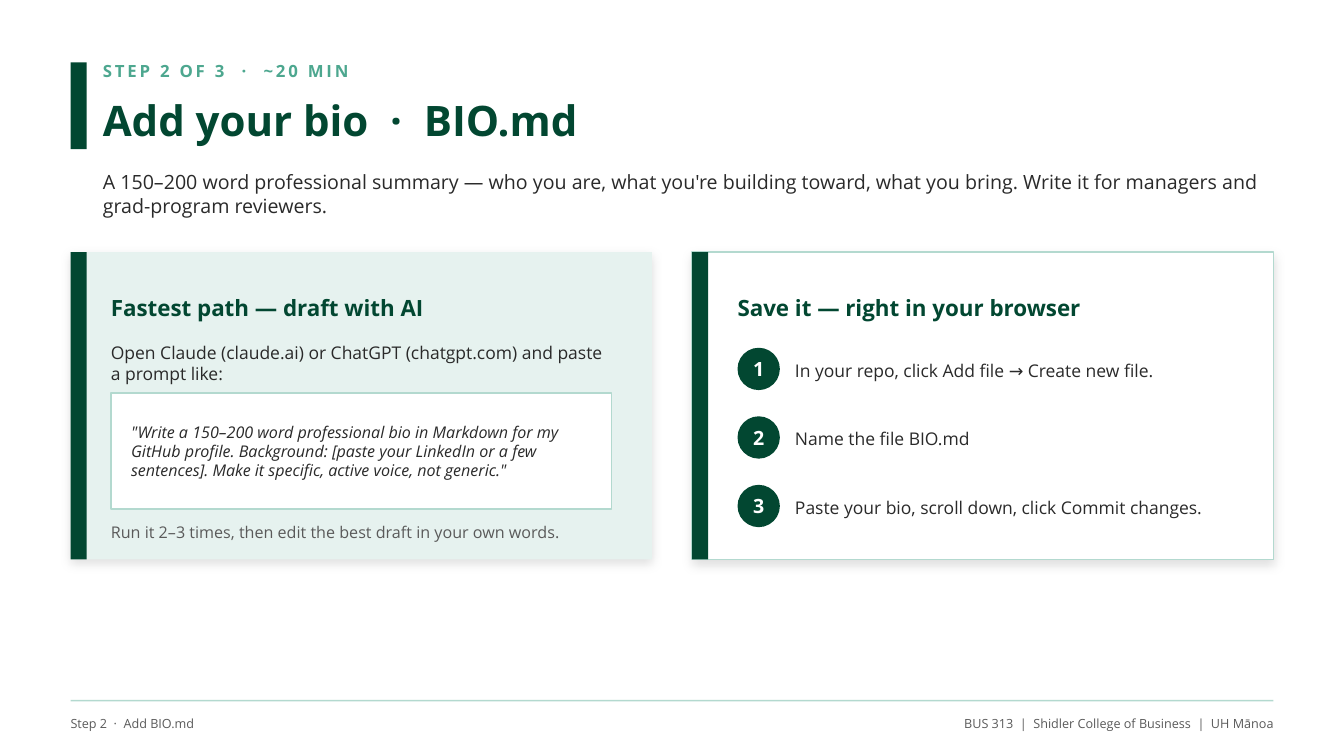
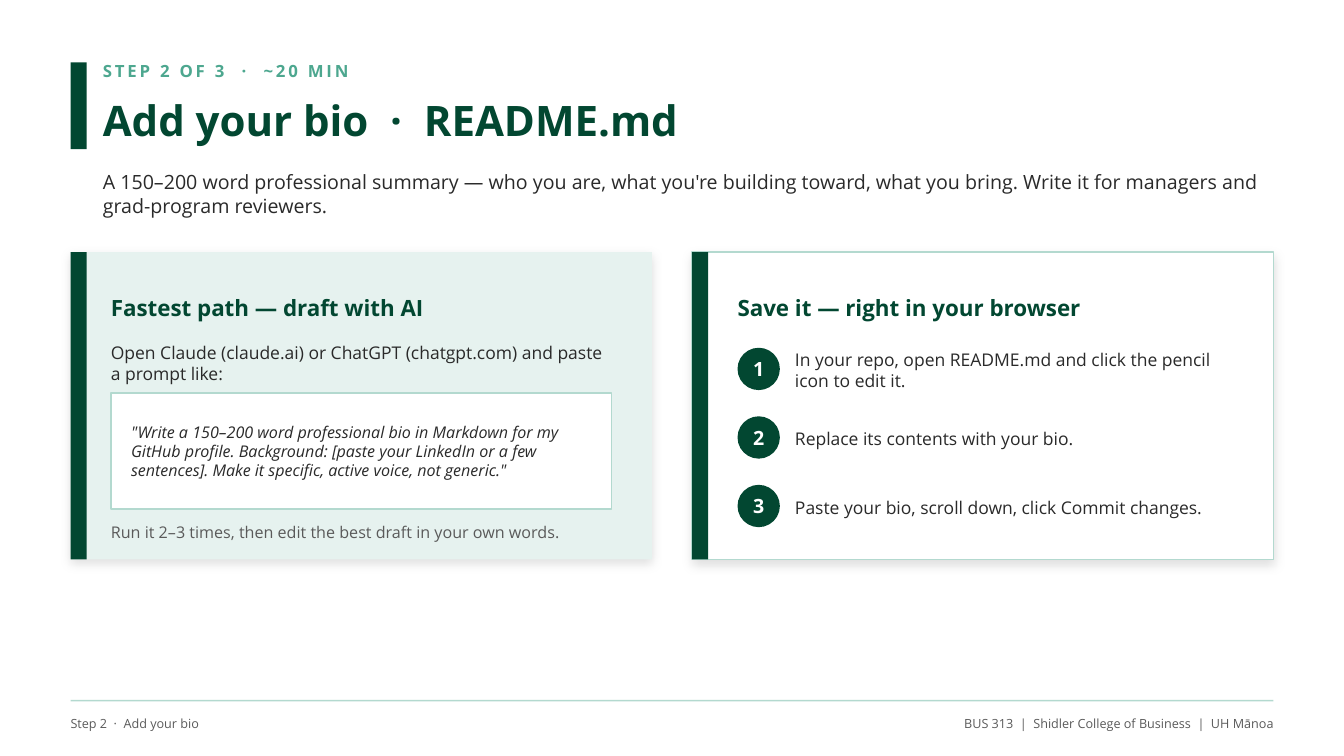
Before and after one commit to adamwstauffer/shidler, a slide deck: slide 5 of courses/International-Economics-And-Trade/projects/github-portfolio-extra-credit/BUS313_Extra_Credit_GitHub_Portfolio.pptx. Drawn at 1344x756 pixels with LibreOffice and Linux fonts; fonts in the diff are those of the drawing. Boxes give left, top, right and bottom in pixels: in the first picture for what was removed or moved away, otherwise in the second. Text is boxed around its words. In the diff, an @@ line names an element or a change of style, - is before the commit and + after.

```diff
--- a/courses/International-Economics-And-Trade/projects/github-portfolio-extra-credit/BUS313_Extra_Credit_GitHub_Portfolio.pptx
+++ b/courses/International-Economics-And-Trade/projects/github-portfolio-extra-credit/BUS313_Extra_Credit_GitHub_Portfolio.pptx
@@ text at [103, 104, 678, 146]: text changed @@
-Add your bio · BIO.md
+Add your bio · README.md
@@ text at [795, 352, 1210, 387]: text changed @@
-In your repo, click Add file → Create new file.
+In your repo, open README.md and click the pencil icon to edit it.
@@ text at [795, 431, 1073, 450]: text changed @@
-Name the file BIO.md
+Replace its contents with your bio.
@@ text at [71, 718, 199, 731]: text changed @@
-Step 2 · Add BIO.md
+Step 2 · Add your bio
```
Also in this commit, not shown: 5 other slides changed, 1 other file.
